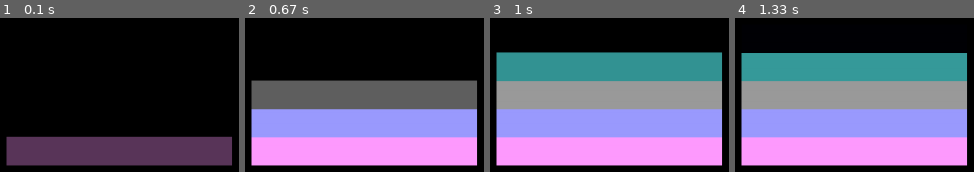
Above: before the commit, frames 1-4 (left to right).
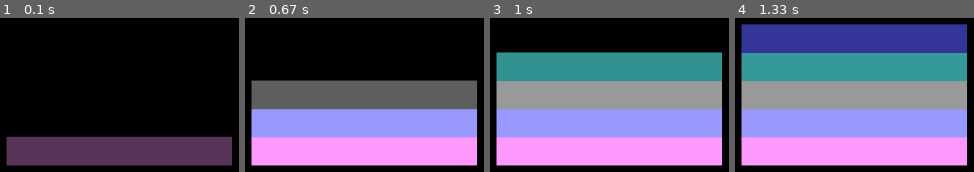
Above: after the commit, the same moments.

Repository: szalencia/STACKS-PYTHON
Game: pygame game, started from STACKS-2D.py
The game is run twice, just before and just after one commit, with the same random seed, the same clock (stepped at 60 frames per second) and the same inputs.
Inputs:
- Up to frame 1 (0.1 s): no input
- Up to frame 2 (0.67 s): no input
- Up to frame 3 (1 s): no input
- Up to frame 4 (1.33 s): no input

Frames 1-3 are identical in both runs. In frame 4, 18% of the frame differs, in the area x 2-98%, y 3-23%.

Commit message:
Update STACKS-2D.py
minor bug fixes

Diff:
--- a/STACKS-2D.py
+++ b/STACKS-2D.py
@@ -43,7 +43,7 @@
     pygame.time.delay(timeDelay)
 
     # GAME INITIALISATION
-    if timeElapsed <= 1000:
+    if timeElapsed < 1250: #1250/250 = 5, which is no. of initial stacks :)
         if timeElapsed % 250 == 0:
             A[1]-=50
             B[1]-=50
@@ -56,7 +56,11 @@
         colorStep = colorStep-1
         pygame.draw.polygon(win,colorPresent,(A,B,C,D))
 
-    # GAME LOGICS
+    # GAME LOGICS RENDER
+    else: # Enters right when timeElapsed becomes 1250 at 5th stack :)
+        pygame.draw.polygon(win,color,(A,B,C,D))
+
+    # GAME LOGICS ENGINE
     x = pygame.event.get()
     for event in x :
         if event.type == pygame.KEYDOWN :
